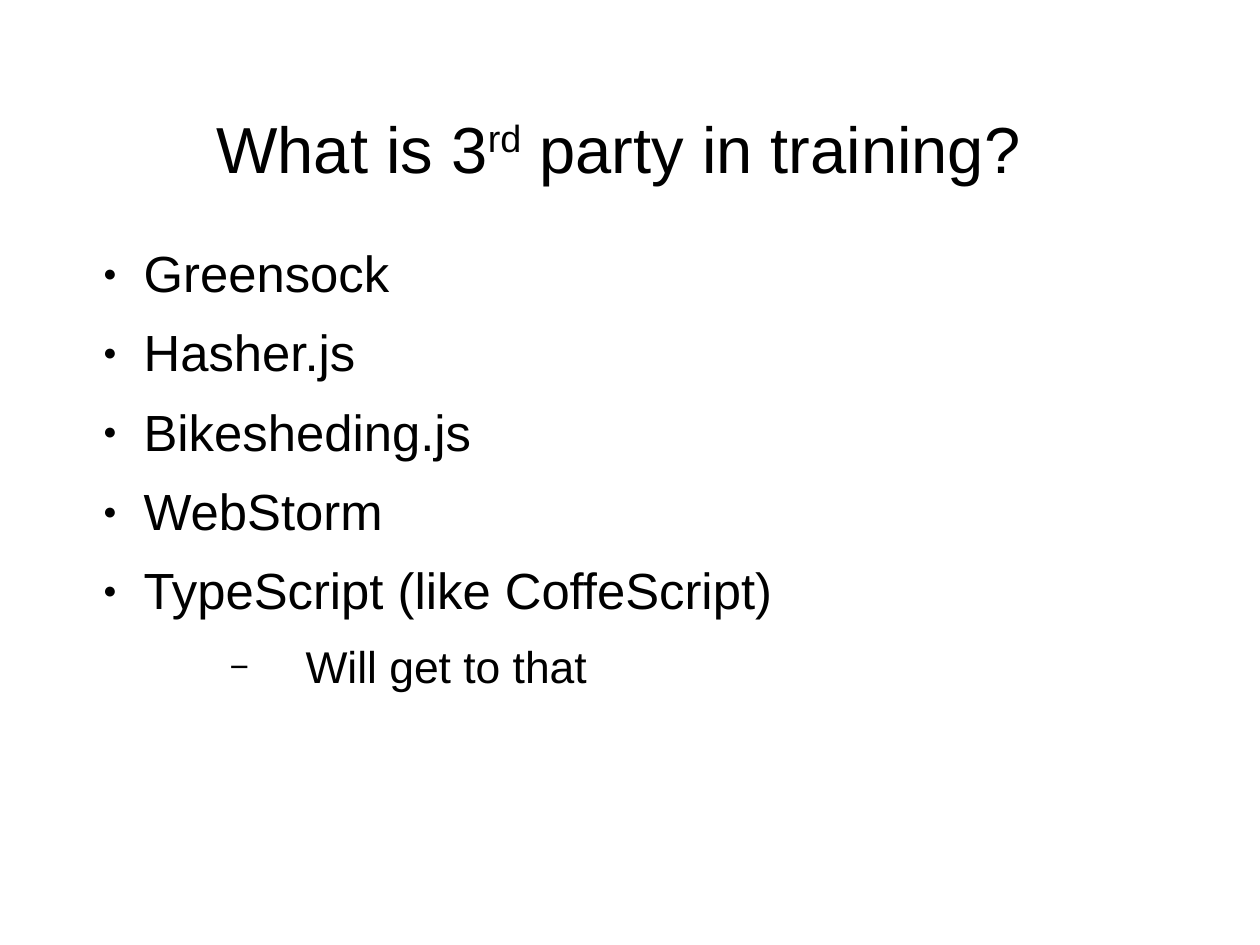
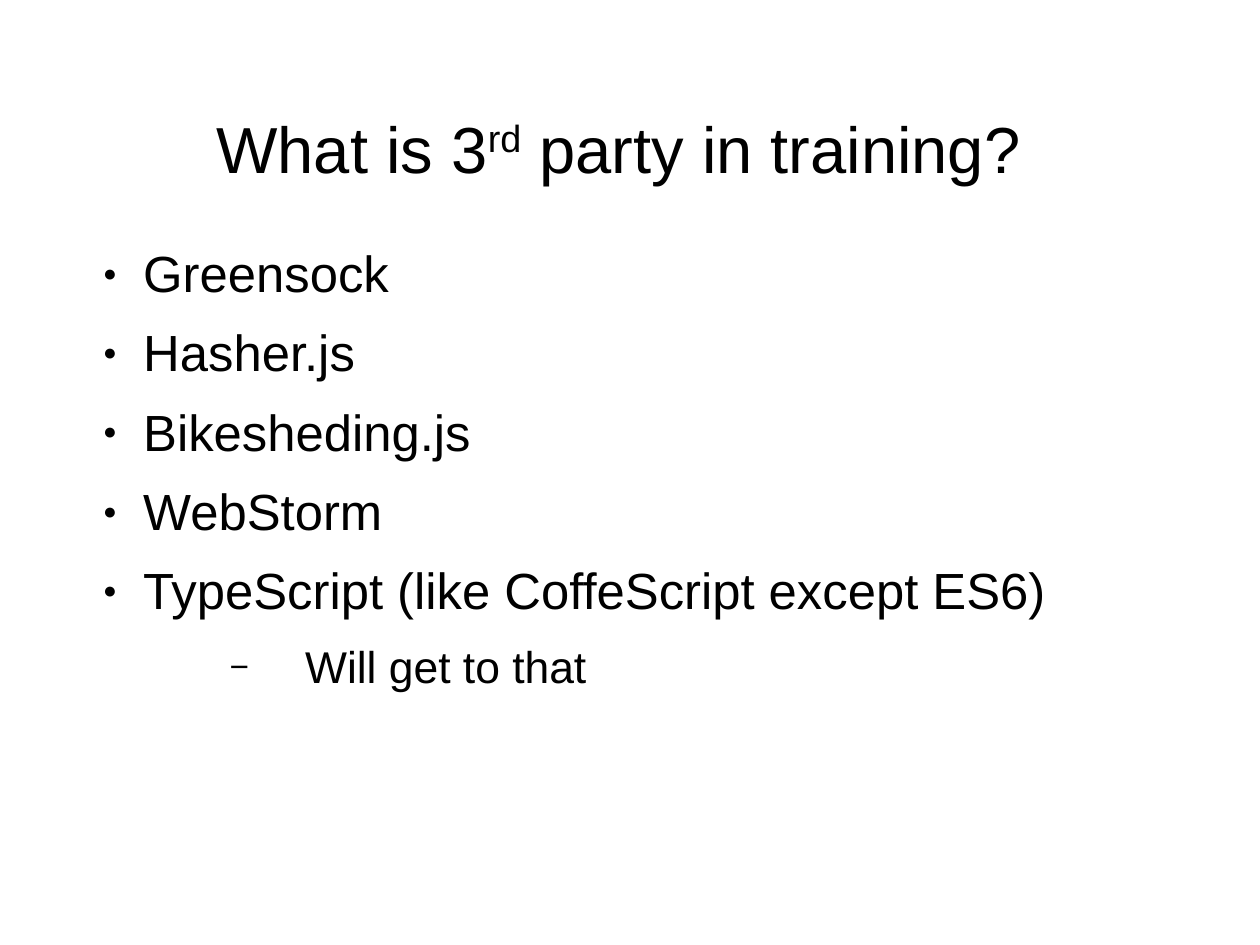
Before and after one commit to puppetMaster3/bikeSheding, a slide deck: slide 7 of training/1of2.ppt. Drawn at 1260x945 pixels with LibreOffice and Linux fonts; fonts in the diff are those of the drawing; background and template pictures are left out. Boxes give left, top, right and bottom in pixels: in the first picture for what was removed or moved away, otherwise in the second. Text is boxed around its words. In the diff, an @@ line names an element or a change of style, - is before the commit and + after.

```diff
--- a/training/1of2.ppt
+++ b/training/1of2.ppt
@@ text at [143, 572, 1045, 620]: text changed @@
-● TypeScript (like CoffeScript)
+● TypeScript (like CoffeScript except ES6)
```
Also in this commit, not shown: 14 other slides changed, 11 other files.
